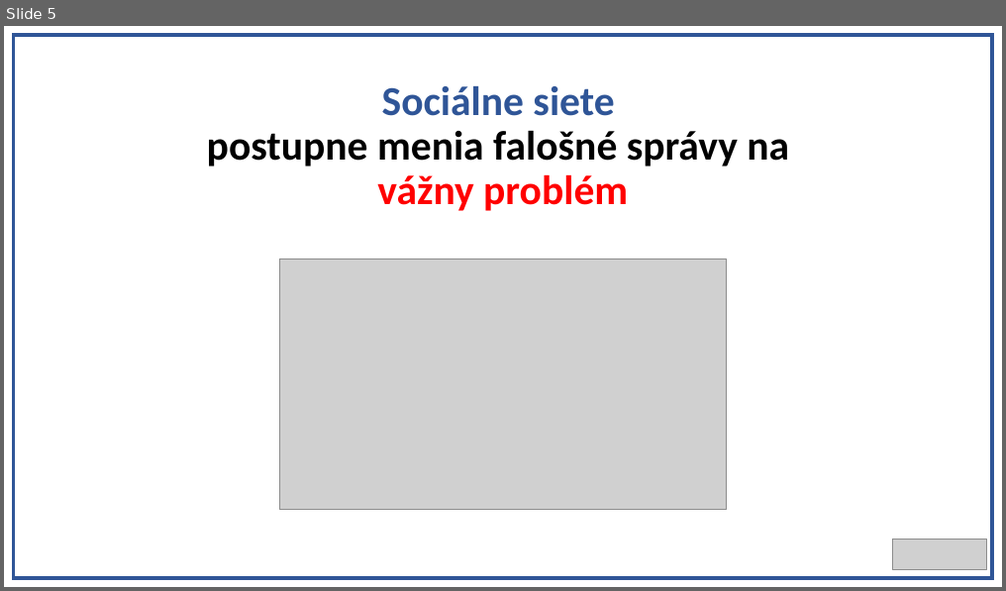
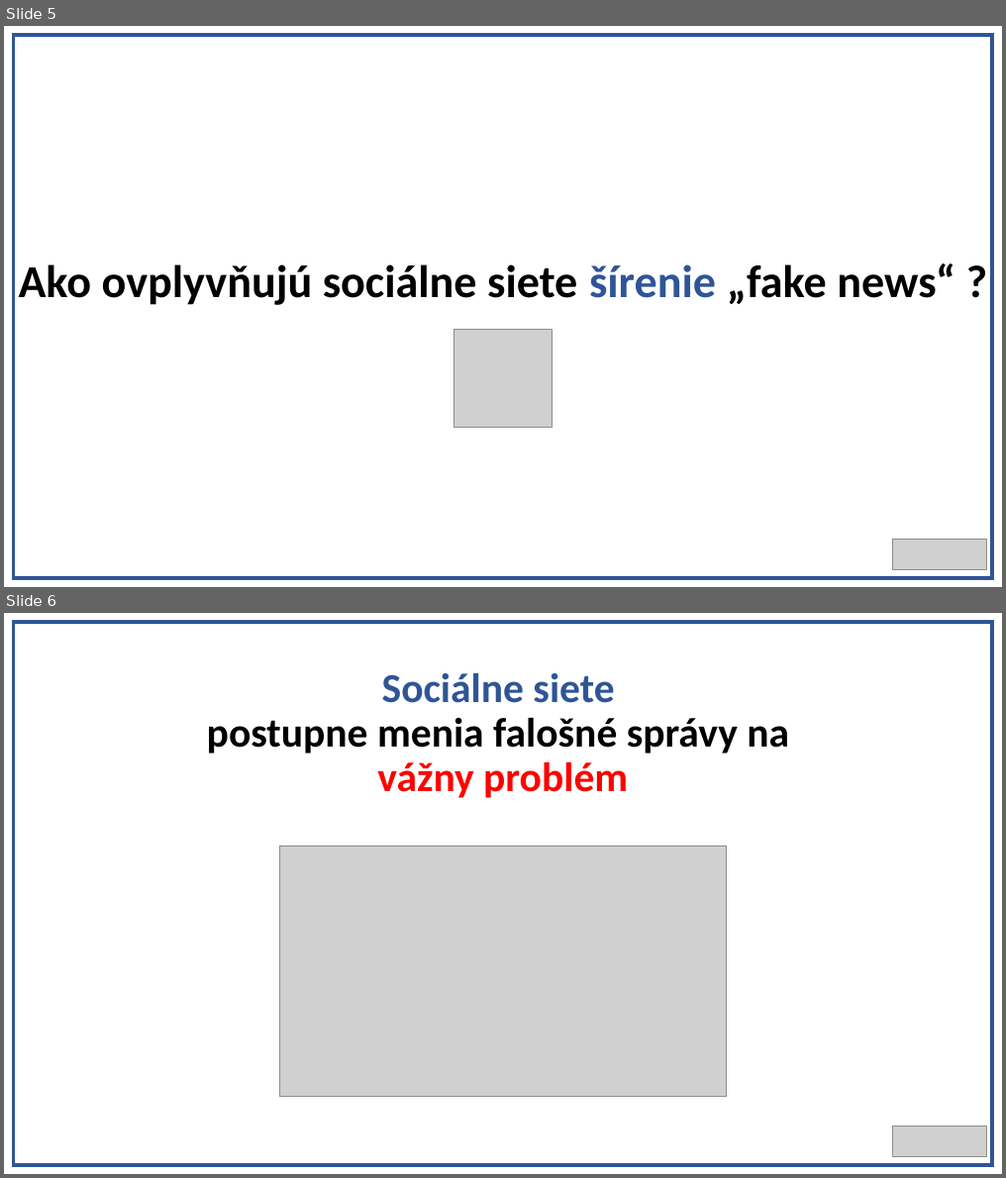
Before and after one commit to Realrio13/projekt, a slide deck: PrezentaciaEmma.pptx. Shown one above the other, each under a label of ours: slide 5 before the commit, slides 5 and 6 after it. The pictures are 1006x591 and 1006x1178 pixels, drawn with LibreOffice and Linux fonts; fonts in the diff are those of the drawing; grey boxes stand for pictures. Boxes give left, top, right and bottom in pixels: in the first picture for what was removed or moved away, otherwise in the second. Text is boxed around its words. In the diff, an @@ line names an element or a change of style, - is before the commit and + after.

```diff
--- a/PrezentaciaEmma.pptx
+++ b/PrezentaciaEmma.pptx
@@ slide 5 added at box(4, 26, 1002, 587), background #FFFFFF @@
@@ rectangle added at box(14, 35, 992, 578), fill #FFFFFF, outline #2F5597 3 pt @@
@@ title added at box(19, 264, 955, 305), 44 pt, text #000000, bold @@
+Ako ovplyvňujú sociálne siete šírenie „fake news“ ?
@@ picture added at box(453, 330, 552, 428) @@
@@ picture added at box(893, 539, 988, 570) @@
@@ what was slide 5 is now slide 6 @@
```
Also in this commit, not shown: 1 slide changed.
